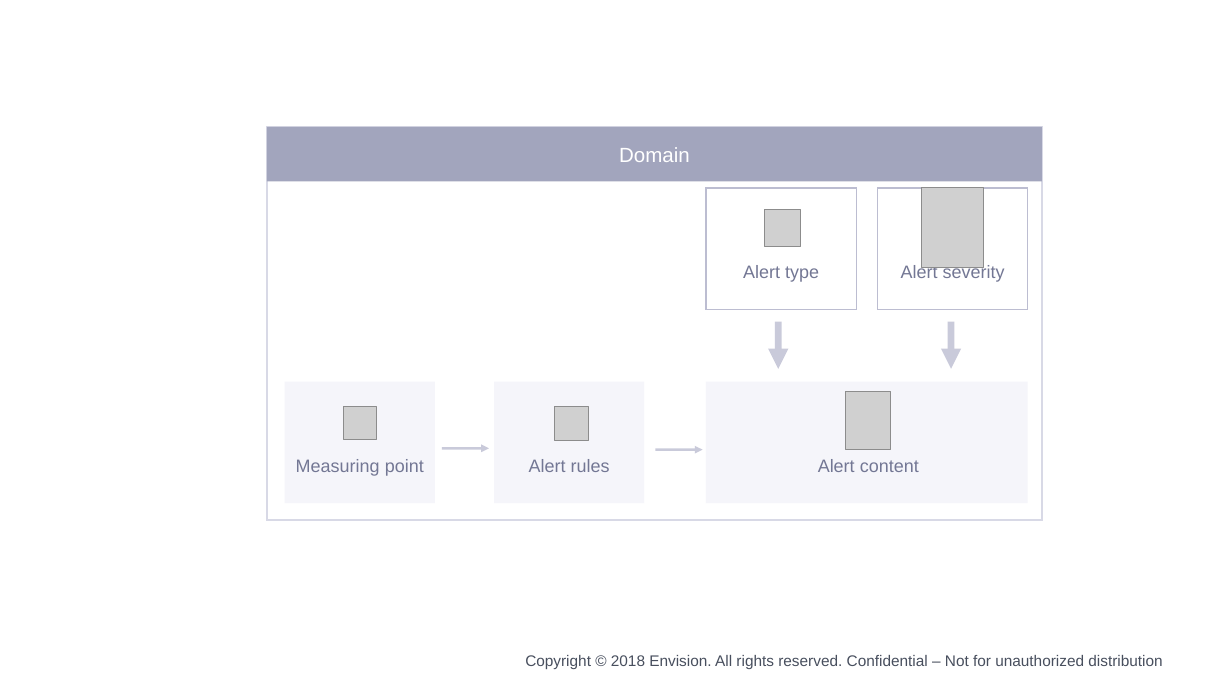
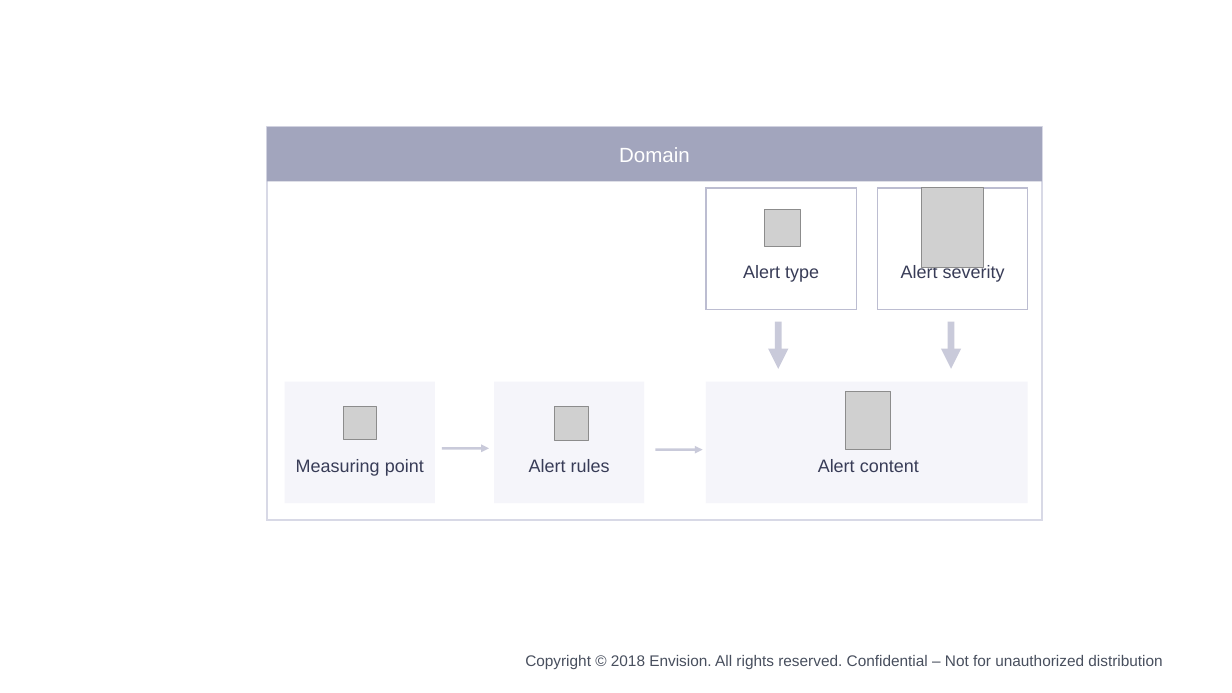
Before and after one commit to EnvisionDoc/event_management_en, a slide deck: slide 2 of media/alert_message_flow.pptx. Drawn at 1232x693 pixels with LibreOffice and Linux fonts; fonts in the diff are those of the drawing; grey boxes stand for pictures; background and template pictures are left out. Boxes give left, top, right and bottom in pixels: in the first picture for what was removed or moved away, otherwise in the second. Text is boxed around its words. In the diff, an @@ line names an element or a change of style, - is before the commit and + after.

```diff
--- a/media/alert_message_flow.pptx
+++ b/media/alert_message_flow.pptx
@@ text colour #737794 to #383C57 in 5 elements at (296,459,424,476), (529,459,610,472), (818,459,919,472), (901,265,1005,282), (743,265,819,282) @@
```
Also in this commit, not shown: 13 other files.
